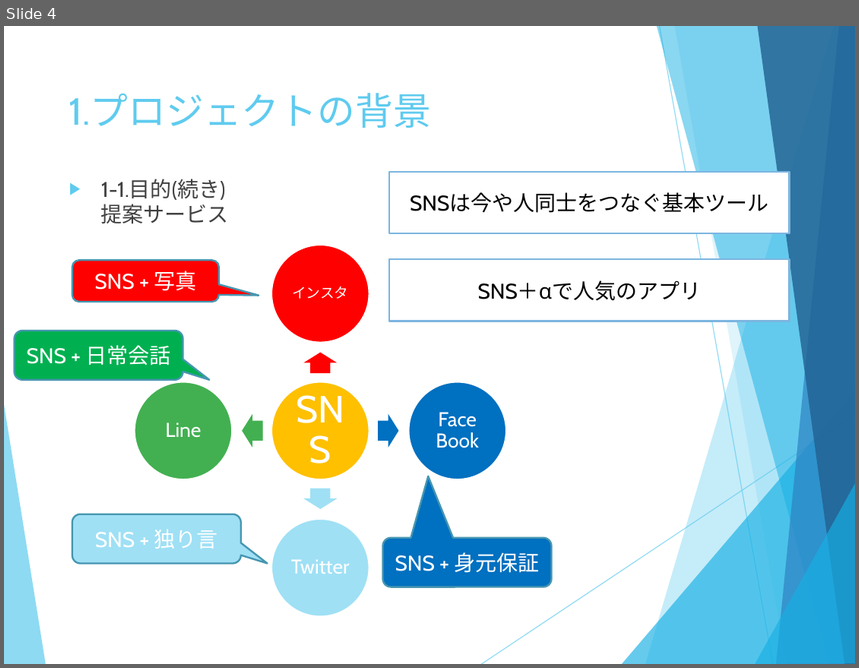
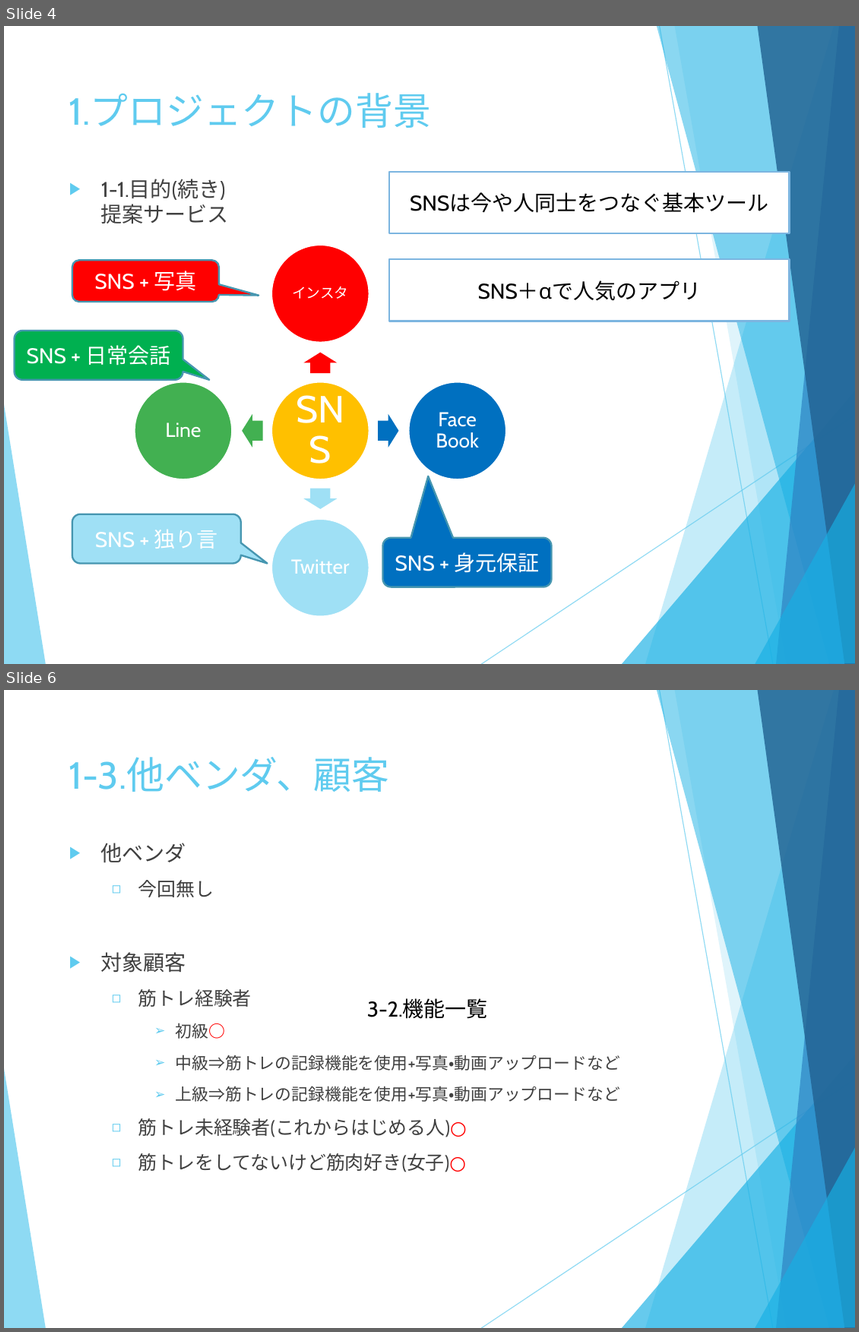
Before and after one commit to junteruki/Muscle-training-SNS, a slide deck: MuscleSNS_企画書兼要件定義書_照屋_v1.pptx. Shown one above the other, each under a label of ours: slide 4 before the commit, slides 4 and 6 after it; the slides between them are not shown. The pictures are 859x668 and 859x1332 pixels, drawn with LibreOffice and Linux fonts; fonts in the diff are those of the drawing. Boxes give left, top, right and bottom in pixels: in the first picture for what was removed or moved away, otherwise in the second. Text is boxed around its words. In the diff, an @@ line names an element or a change of style, - is before the commit and + after.

```diff
--- a/MuscleSNS_企画書兼要件定義書_照屋_v1.pptx
+++ b/MuscleSNS_企画書兼要件定義書_照屋_v1.pptx
@@ slide 6 added at (x1=4, y1=690, x2=855, y2=1328), background #FFFFFF; not listed: 10 template elements that a slide beside it also shows @@
@@ title added at (x1=69, y1=757, x2=390, y2=792), 32 pt, text #5FCBEF @@
+1-3.他ベンダ、顧客
@@ text added at (x1=101, y1=843, x2=620, y2=1173), 14 pt, text #404040 @@
+▶ 他ベンダ
+  ◻ 今回無し
+▶ 対象顧客
+  ◻ 筋トレ経験者
+    ➢ 初級○
+    ➢ 中級⇒筋トレの記録機能を使用+写真・動画アップロードなど
+    ➢ 上級⇒筋トレの記録機能を使用+写真・動画アップロードなど
+  ◻ 筋トレ未経験者(これからはじめる人)○
+  ◻ 筋トレをしてないけど筋肉好き(女子)○
@@ text added at (x1=367, y1=999, x2=488, y2=1019), 18 pt, text #000000 @@
+3-2.機能一覧
```
Also in this commit, not shown: 4 other slides added, 1 slide removed.
